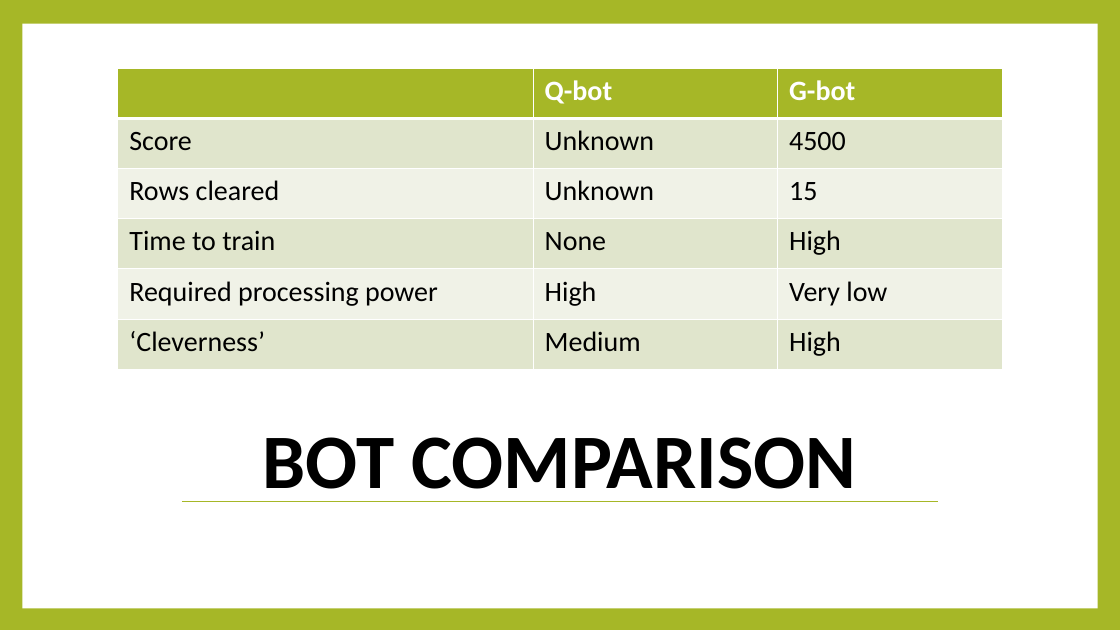
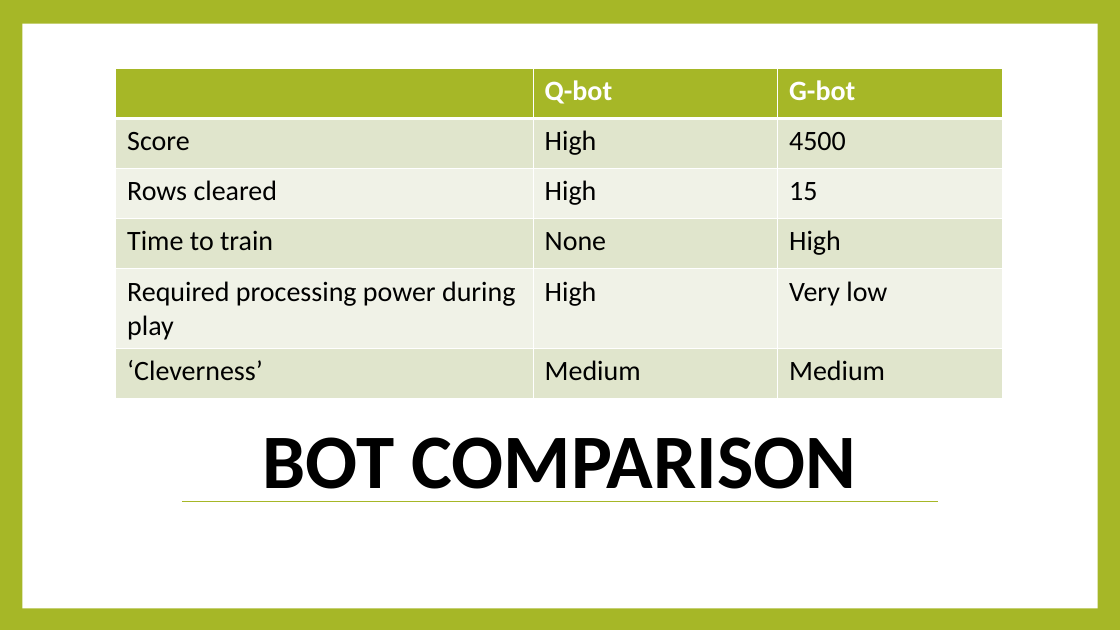
Before and after one commit to Hookz/pentominoes, a slide deck: slide 13 of Pentetris bots.pptx. Drawn at 1120x630 pixels with LibreOffice and Linux fonts; fonts in the diff are those of the drawing. Boxes give left, top, right and bottom in pixels: in the first picture for what was removed or moved away, otherwise in the second. Text is boxed around its words. In the diff, an @@ line names an element or a change of style, - is before the commit and + after.

```diff
--- a/Pentetris bots.pptx
+++ b/Pentetris bots.pptx
@@ table at box(116, 68, 1002, 397) @@
-row 2, column 2: Unknown
+row 2, column 2: High
-row 3, column 2: Unknown
+row 3, column 2: High
-row 5, column 1: Required processing power
+row 5, column 1: Required processing power during play
-row 6, column 3: High
+row 6, column 3: Medium
```
Also in this commit, not shown: 1 other slide changed, 1 other file.
